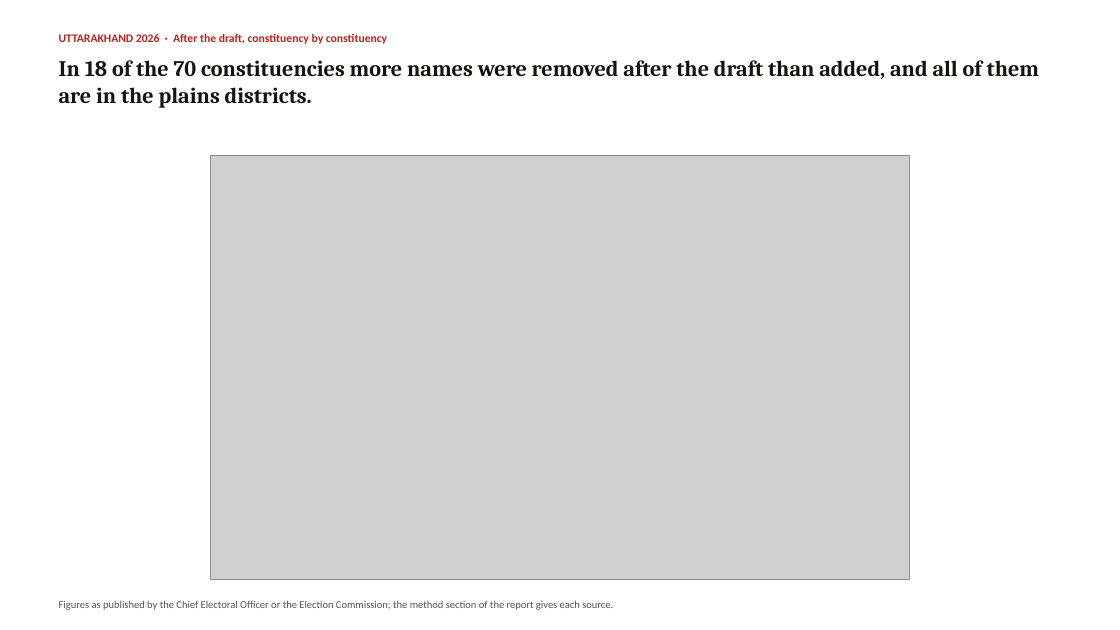
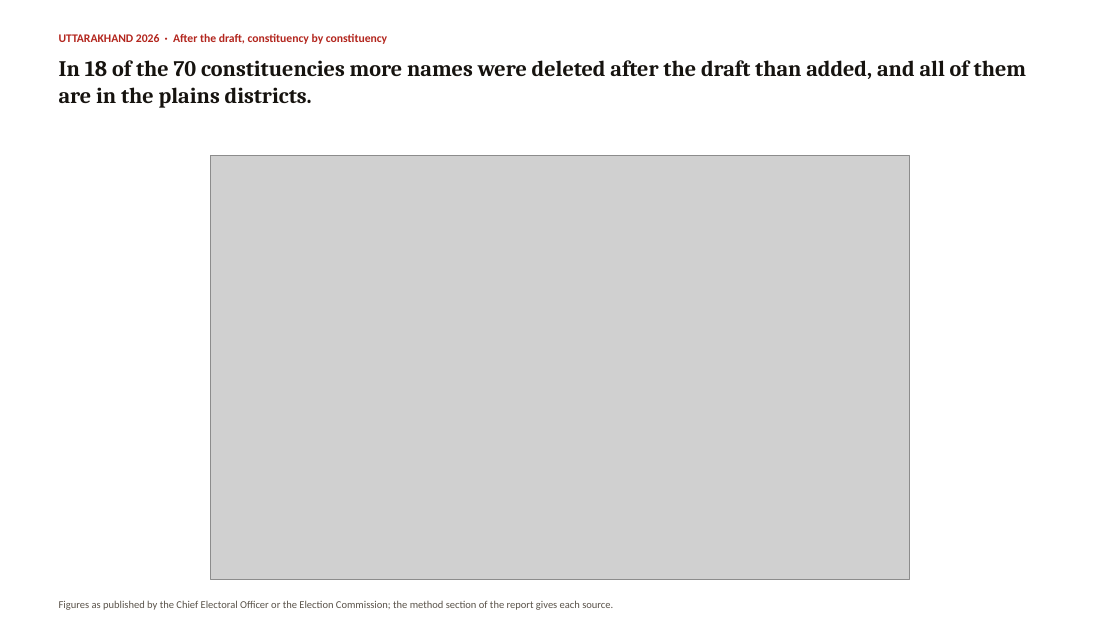
Before and after one commit to Varnasr/INDIA-DATA, a slide deck: slide 5 of reports/uttarakhand-sir-2026-deck.pptx. Drawn at 1120x630 pixels with LibreOffice and Linux fonts; fonts in the diff are those of the drawing; grey boxes stand for pictures. Boxes give left, top, right and bottom in pixels: in the first picture for what was removed or moved away, otherwise in the second. Text is boxed around its words. In the diff, an @@ line names an element or a change of style, - is before the commit and + after.

```diff
--- a/reports/uttarakhand-sir-2026-deck.pptx
+++ b/reports/uttarakhand-sir-2026-deck.pptx
@@ text at (x1=59, y1=60, x2=1026, y2=108): text changed @@
-In 18 of the 70 constituencies more names were removed after the draft than added, and all of them are in the plains districts.
+In 18 of the 70 constituencies more names were deleted after the draft than added, and all of them are in the plains districts.
```
Also in this commit, not shown: 4 other slides changed, 5 other files.
